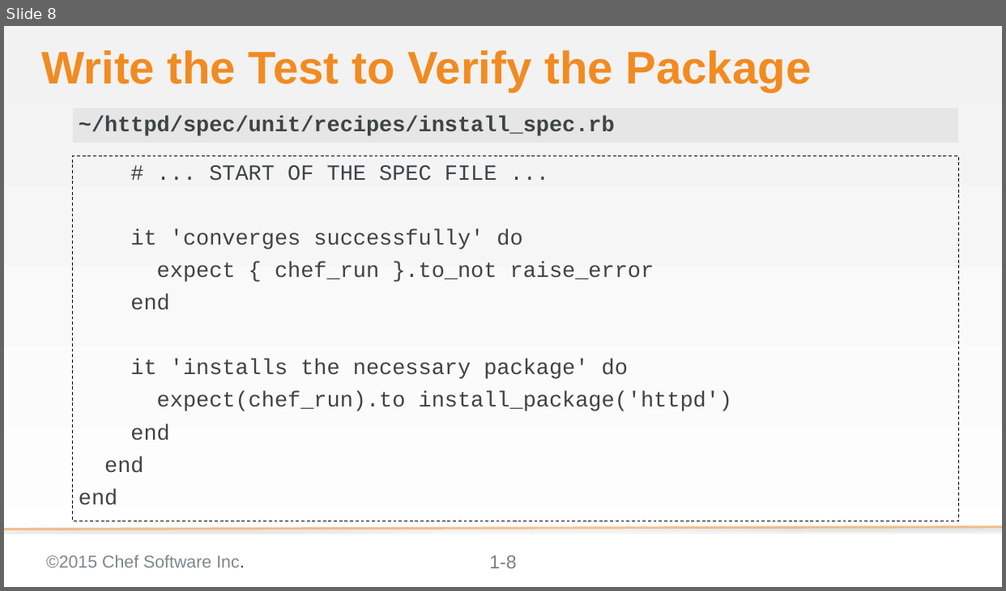
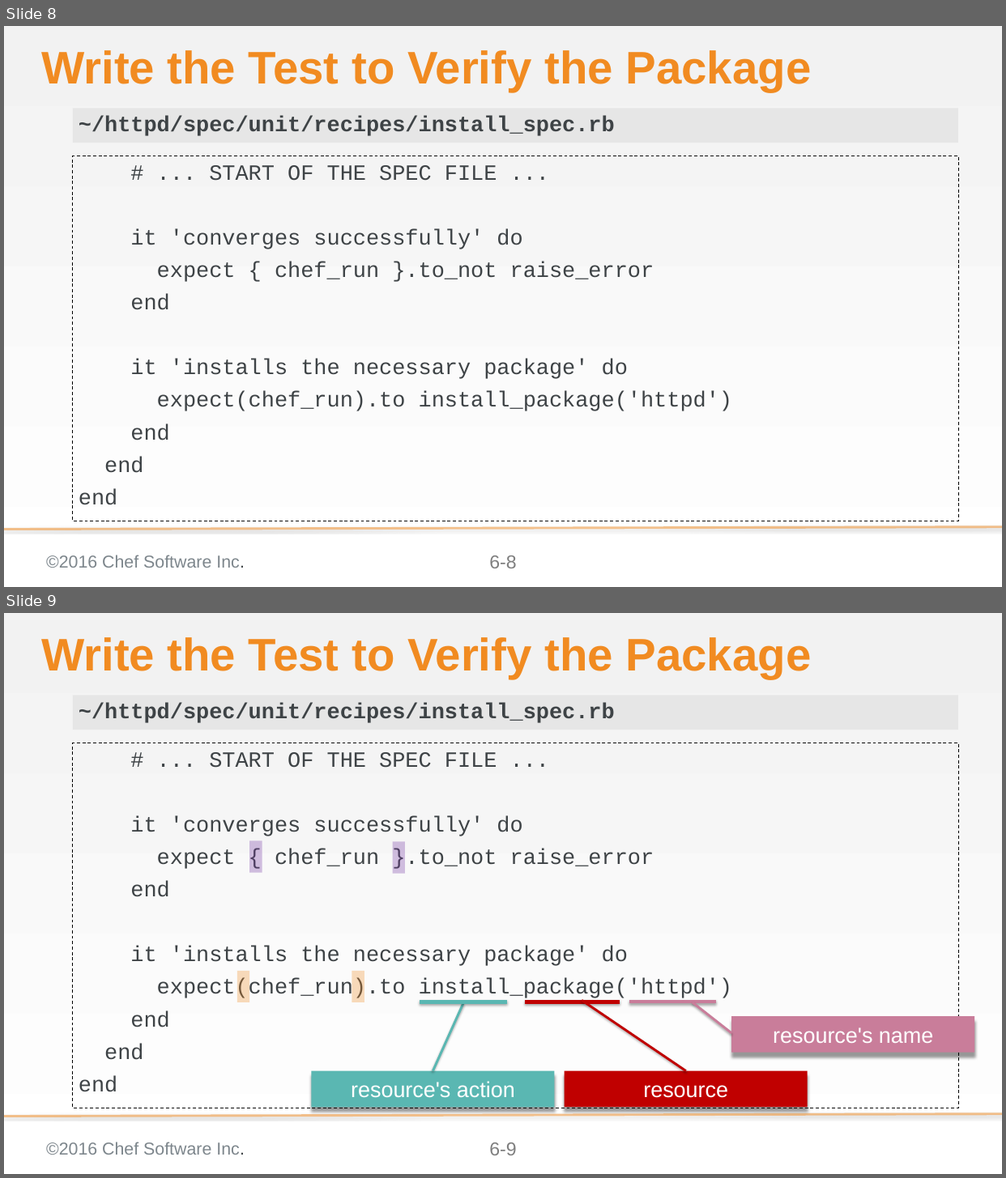
Before and after one commit to chef-training/test_driven_cookbook_development, a slide deck: 06-testing_resources_in_recipes.pptx. Shown one above the other, each under a label of ours: slide 8 before the commit, slides 8 and 9 after it. The pictures are 1006x591 and 1006x1178 pixels, drawn with LibreOffice and Linux fonts; fonts in the diff are those of the drawing; background and template pictures are left out. Boxes give left, top, right and bottom in pixels: in the first picture for what was removed or moved away, otherwise in the second. Text is boxed around its words. In the diff, an @@ line names an element or a change of style, - is before the commit and + after.

```diff
--- a/06-testing_resources_in_recipes.pptx
+++ b/06-testing_resources_in_recipes.pptx
@@ slide 9 added at (x1=4, y1=613, x2=1002, y2=1174), background gradient #F2F2F2 to #FFFFFF; not listed: 3 template elements that a slide beside it also shows @@
@@ title added at (x1=41, y1=637, x2=812, y2=679), 58.7 pt, text #F18B21, bold @@
+Write the Test to Verify the Package
@@ text added at (x1=73, y1=695, x2=958, y2=730), fill #D9D9D9 at 50% opacity, 28 pt, text #3E4346, bold @@
+~/httpd/spec/unit/recipes/install_spec.rb
@@ text added at (x1=73, y1=743, x2=958, y2=1108), outline #000000 1 pt dashed, 28 pt, text #3E4346 @@
+# ... START OF THE SPEC FILE ...
+it 'converges successfully' do
+expect { chef_run }.to_not raise_error
+end
+it 'installs the necessary package' do
+expect(chef_run).to install_package('httpd')
+end
+end
+end
@@ rectangle added at (x1=249, y1=841, x2=262, y2=873), fill #7030A0 at 30% opacity @@
@@ rectangle added at (x1=392, y1=842, x2=405, y2=874), fill #7030A0 at 30% opacity @@
@@ rectangle added at (x1=237, y1=971, x2=249, y2=1003), fill #F18B21 at 30% opacity @@
@@ rectangle added at (x1=352, y1=971, x2=364, y2=1003), fill #F18B21 at 30% opacity @@
@@ line added from (582, 1000) to (686, 1071), #C00000 3 pt @@
@@ line added from (420, 1002) to (507, 1002), #5AB7B2 5 pt @@
@@ line added from (432, 1071) to (463, 1003), #5AB7B2 3 pt @@
@@ line added from (525, 1002) to (620, 1002), #C00000 5 pt @@
@@ line added from (629, 1002) to (716, 1002), #C97D9A 5 pt @@
@@ line added from (692, 1003) to (731, 1033), #C97D9A 3 pt @@
@@ rectangle added at (x1=731, y1=1016, x2=974, y2=1053), fill #C97D9A, 28 pt, text #FFFFFF @@
+resource's name
@@ rectangle added at (x1=312, y1=1071, x2=555, y2=1107), fill #5AB7B2, 28 pt, text #FFFFFF @@
+resource's action
@@ rectangle added at (x1=565, y1=1071, x2=808, y2=1107), fill #C00000, 28 pt, text #FFFFFF @@
+resource
@@ slide 8 changed as well @@
@@ text at (x1=46, y1=555, x2=245, y2=568): text changed @@
-©2015 Chef Software Inc.
+©2016 Chef Software Inc.
@@ page number at (x1=489, y1=556, x2=516, y2=569): text changed @@
-1-8
+6-8
```
Also in this commit, not shown: 22 other slides changed, 2 other slides added.
